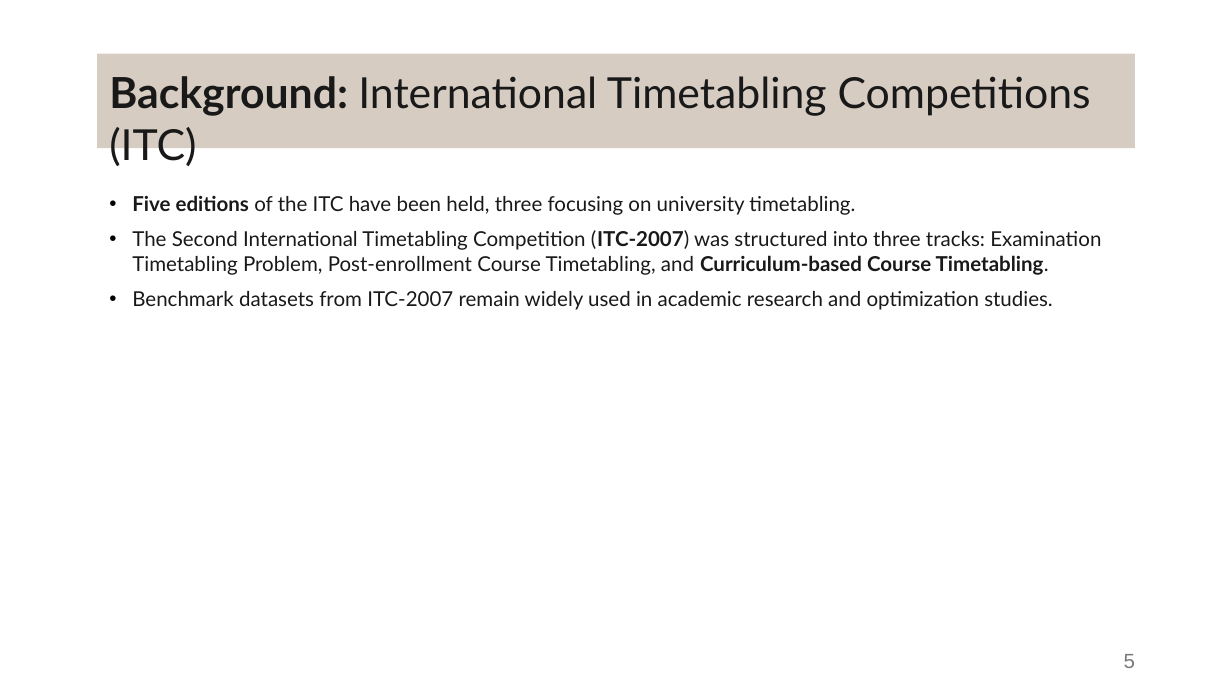
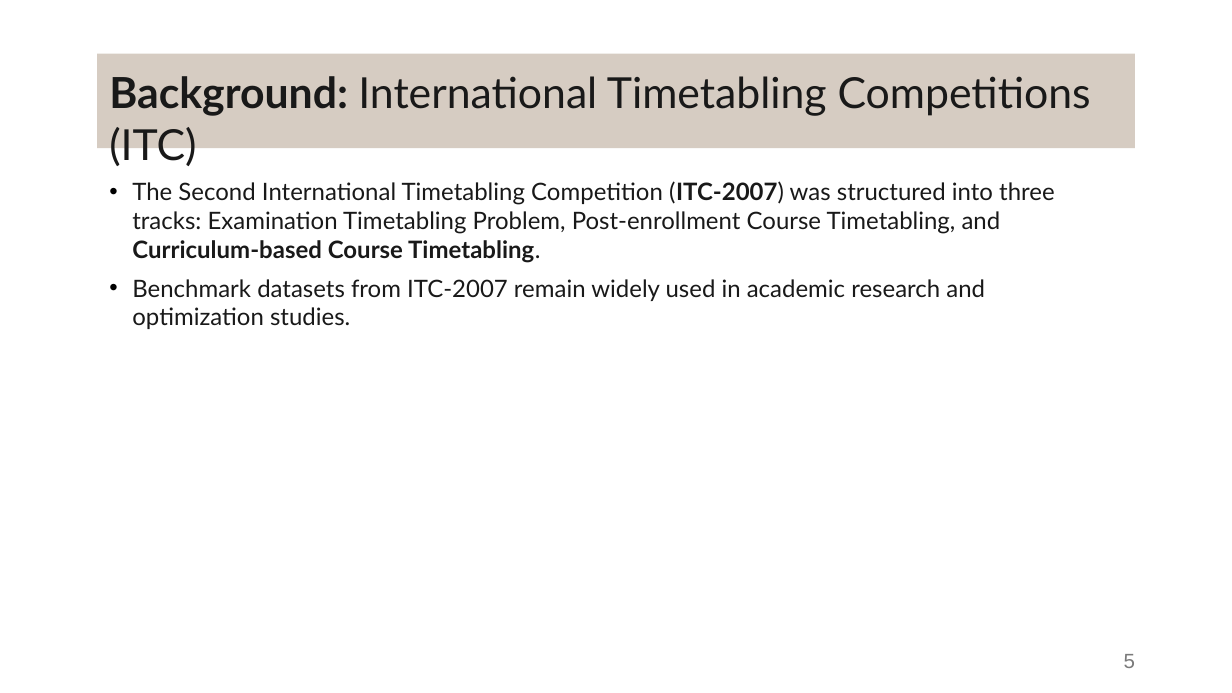
Before and after one commit to DanielaTomas/FCUP-SCHEDULE, a slide deck: slide 5 of Docs/Presentation.pptx. Drawn at 1232x693 pixels with LibreOffice and Linux fonts; fonts in the diff are those of the drawing. Boxes give left, top, right and bottom in pixels: in the first picture for what was removed or moved away, otherwise in the second. Text is boxed around its words. In the diff, an @@ line names an element or a change of style, - is before the commit and + after.

```diff
--- a/Docs/Presentation.pptx
+++ b/Docs/Presentation.pptx
@@ text "The Second International Timetabling Competition ...": place and size @@
-text "The Second International Timetabling Competition ..." at box(132, 195, 1101, 310)
+text "The Second International Timetabling Competition ..." at box(132, 181, 1055, 329)
@@ text "The Second International Timetabling Competition ..." at box(132, 181, 1055, 329): size 12 to 14 pt @@
@@ text at box(132, 195, 855, 215): paragraph removed @@
-• Five editions of the ITC have been held, three focusing on university timetabling.
```
Also in this commit, not shown: 19 other slides changed.
